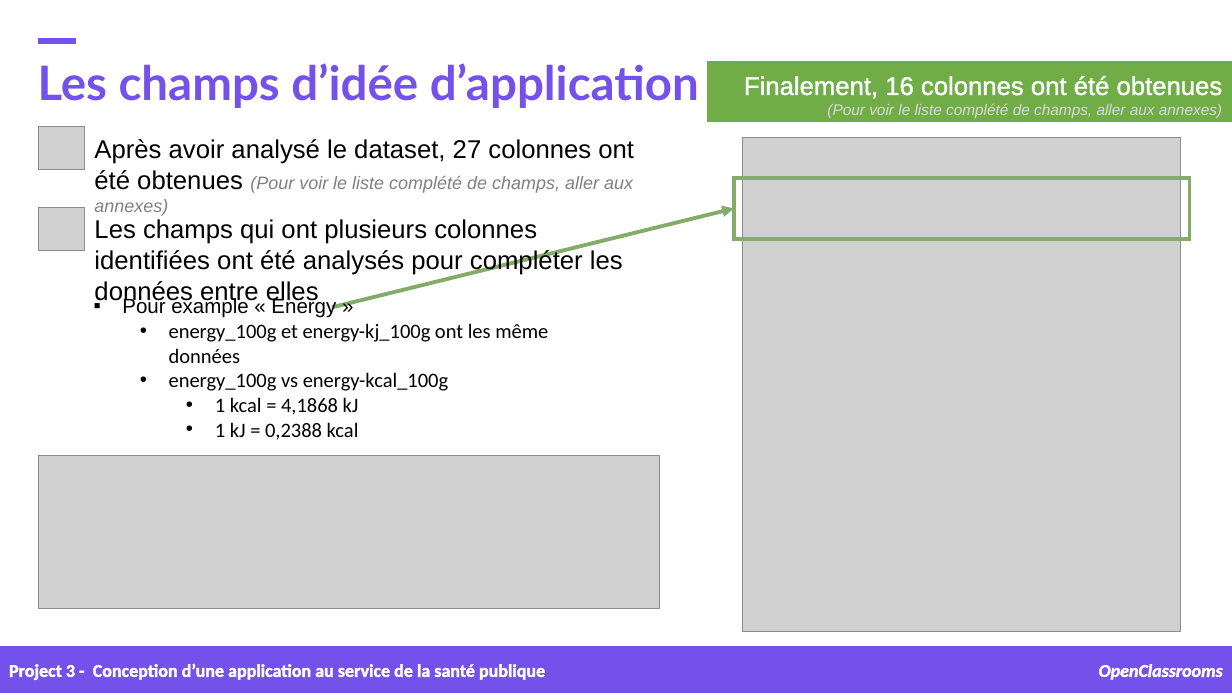
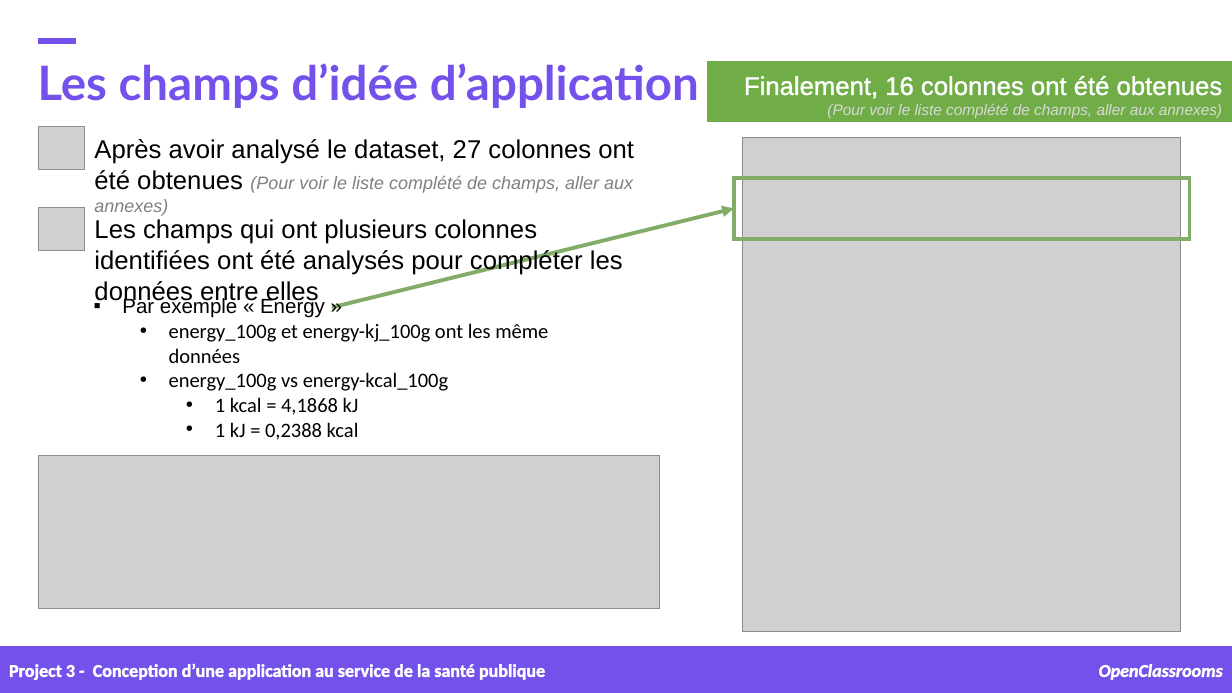
Before and after one commit to samirhinojosa/OC-P3-design-application-public-health, a slide deck: slide 13 of supports/P3_02_presentation v1.pptx. Drawn at 1232x693 pixels with LibreOffice and Linux fonts; fonts in the diff are those of the drawing; grey boxes stand for pictures; background and template pictures are left out. Boxes give left, top, right and bottom in pixels: in the first picture for what was removed or moved away, otherwise in the second. Text is boxed around its words. In the diff, an @@ line names an element or a change of style, - is before the commit and + after.

```diff
--- a/supports/P3_02_presentation v1.pptx
+++ b/supports/P3_02_presentation v1.pptx
@@ text at (x1=122, y1=297, x2=325, y2=318): text changed @@
-▪ Pour example « Energy »
+▪ Par exemple « Energy »
```
Also in this commit, not shown: 10 other slides changed, 1 slide removed, 1 other file.
